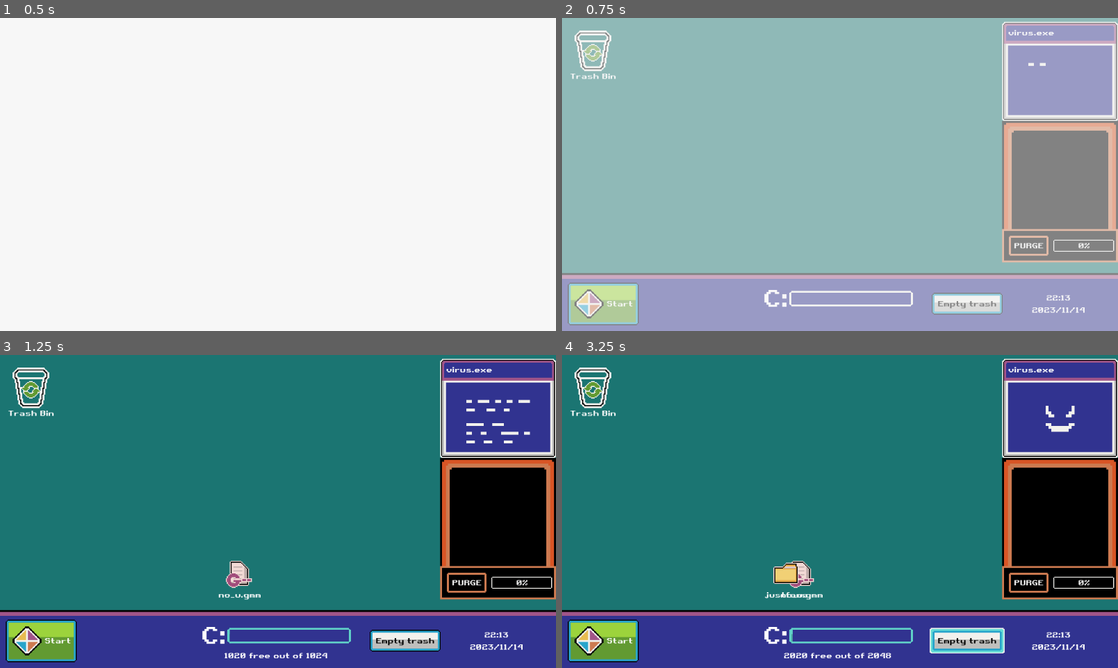
Above: before the commit, frames 1-4 (two rows, left to right).
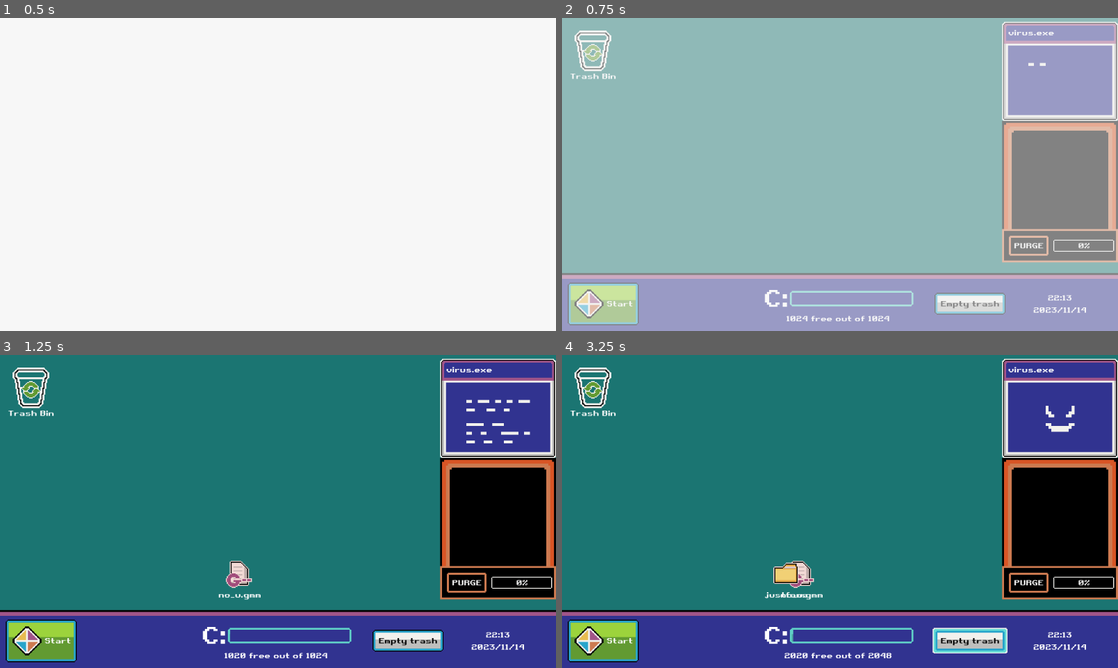
Above: after the commit, the same moments.

Repository: VileOar/ludum-dare-54
Game: Godot game, scene res://scenes/main.tscn
Two runs of this game, one before a commit and one after it. Both use one fixed random seed, a clock stepped at 60 frames per second and the inputs below. This scene is started directly instead of the project's main scene. Sound files missing from this copy of the repository are replaced by a short silence.
Inputs:
- Up to frame 1 (0.5 s): no input
- Up to frame 2 (0.75 s): click "Start" at 0.5 s
- Up to frame 3 (1.25 s): no input
- Up to frame 4 (3.25 s): click "Start" at 1.25 s; click "Plug External Drive (Add more…" at 2 s; click "Empty trash" at 2.75 s

Frame 1 is identical in both runs. In frame 2, 0.9% of the frame differs, in the area x 36-95%, y 86-97%; in frame 3, 0.5%; in frame 4, 0.7%.

Commit message:
small improvements

Diff:
--- a/scenes/ui/toolbar.tscn
+++ b/scenes/ui/toolbar.tscn
@@ -167,9 +167,11 @@
 alignment = 1
 
 [node name="CenterContainer" type="CenterContainer" parent="VBoxContainer/PanelContainer/HBoxContainer/VBoxContainer"]
+custom_minimum_size = Vector2(384, 0)
 layout_mode = 2
 
 [node name="HBoxContainer" type="HBoxContainer" parent="VBoxContainer/PanelContainer/HBoxContainer/VBoxContainer/CenterContainer"]
+custom_minimum_size = Vector2(384, 48)
 layout_mode = 2
 alignment = 1
 
@@ -185,6 +187,7 @@
 [node name="DiskSpaceLabel" type="Label" parent="VBoxContainer/PanelContainer/HBoxContainer/VBoxContainer"]
 unique_name_in_owner = true
 layout_mode = 2
+text = "w"
 horizontal_alignment = 1
 vertical_alignment = 1
 
--- a/scripts/systems/disk_space_manager.gd
+++ b/scripts/systems/disk_space_manager.gd
@@ -11,6 +11,7 @@
 func _ready():
 	SignalManager.file_created.connect(_on_file_created)
 	SignalManager.free_space.connect(_on_free_space)
+	_add_disk_space(0)
 
 
 func _add_disk_space(to_add):
--- a/scripts/ui/disk_space_bar.gd
+++ b/scripts/ui/disk_space_bar.gd
@@ -9,7 +9,7 @@
 
 # lowest value from which bar starts increasing in size
 const _MIN_BAR_GROW_PERCENT = 0.6
-const _MAX_BAR_SIZE_SCALE = 1.5
+const _MAX_BAR_SIZE_SCALE = 1.4
 
 const _MAX_RUMBLE_TIME = 0.5
 
--- a/scripts/ui/toolbar.gd
+++ b/scripts/ui/toolbar.gd
@@ -14,7 +14,7 @@
 @onready var time_label := %Time
 @onready var date_label := %Date
 
-@onready var diskbar := %Diskbar as DiskSpaceBar
+@onready var diskbar = %Diskbar
 
 @onready var _power1_btn := %Power1Button
 @onready var _power2_btn := %Power2Button
@@ -37,8 +37,11 @@
 
 func _on_disk_space_manager_space_update(new_space : float, max_space : float):
 	disk_space_label.text = str(max_space - new_space) + " free out of " + str(max_space)
+	if diskbar:
+		diskbar.set_disk_space(new_space, max_space)
+	else:
+		print("[Warning] DiskBar does not exist yet.")
 
-	diskbar.set_disk_space(new_space, max_space)
 
 func _play_click_sfx():
 	_click_sfx.play()
